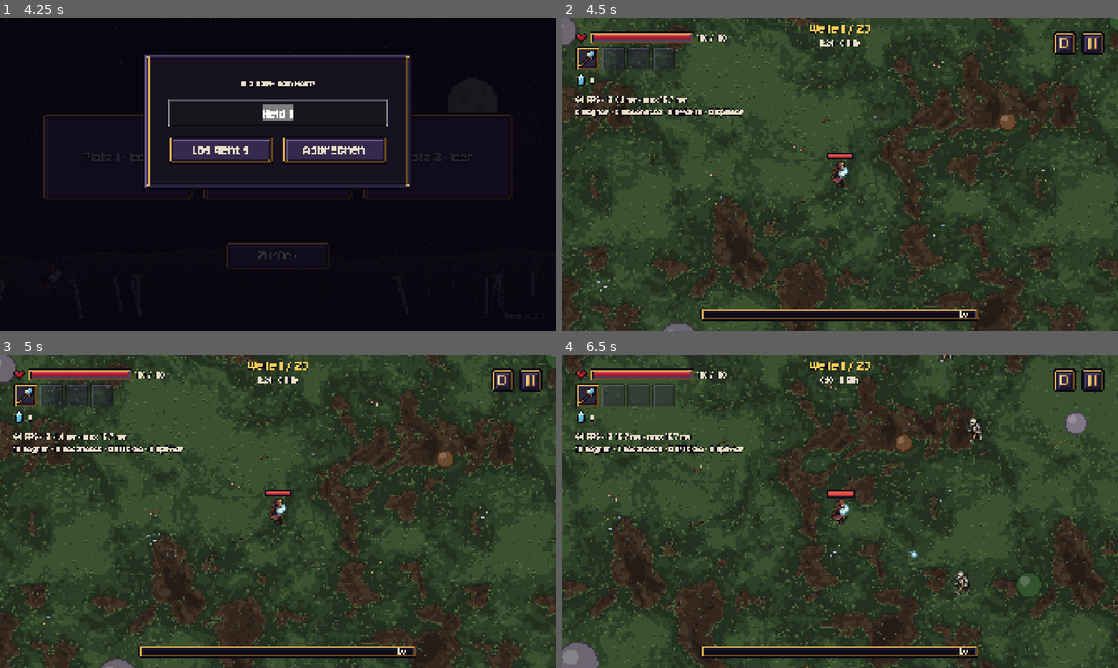
Above: before the commit, frames 1-4 (two rows, left to right).
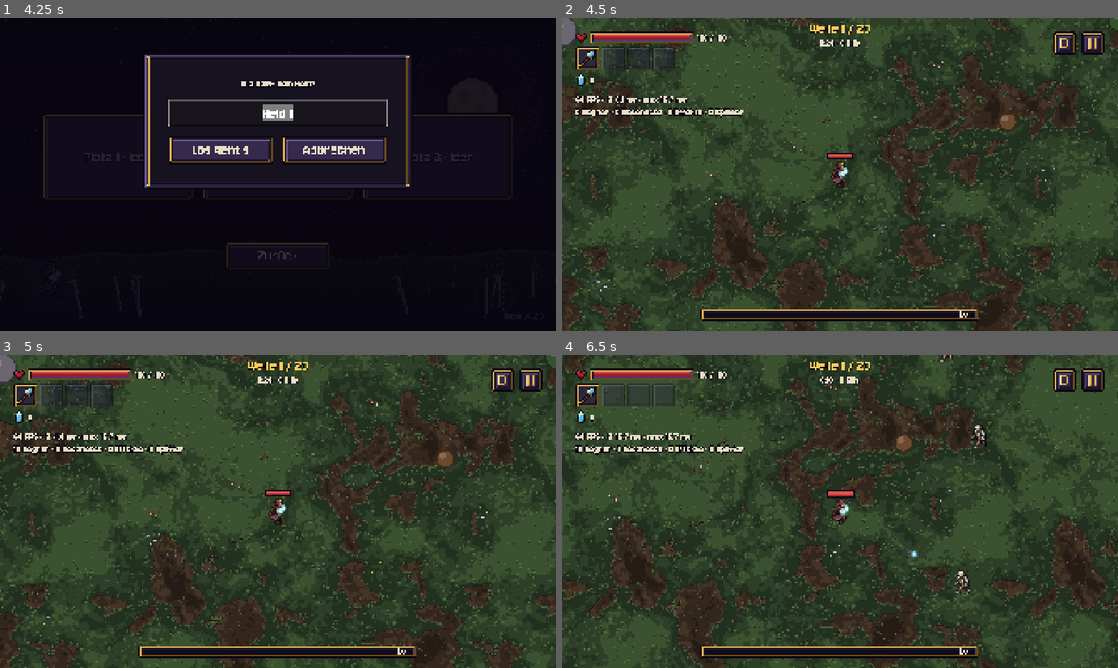
Above: after the commit, the same moments.

Repository: Slydee23/android-bullet-heaven
Game: Godot game, scene res://ui/main_menu.tscn
Two runs of this game, one before a commit and one after it. Both use one fixed random seed, a clock stepped at 60 frames per second and the inputs below.
Inputs (mouse positions are in pixels of both pictures, inside the frame that each line leads up to):
- Up to frame 1 (4.25 s): click "Neues Spiel" at 0.5 s; click (116, 155) at 1.27 s; click (278, 155) at 2.02 s; click (439, 155) at 2.77 s; click "Zurück" at 3.5 s
- Up to frame 2 (4.5 s): click "Los geht's" at 4.25 s
- Up to frame 3 (5 s): no input
- Up to frame 4 (6.5 s): move the mouse to (962, 495) at 5.02 s; hold D 5.03-5.75 s; click (962, 495) at 5.17 s; drag from (728, 527) to (812, 574) at 5.77 s

Frame 1 is identical in both runs. In frame 2, 0.1% of the frame differs, in the area x 18-24%, y 97-100%; in frame 3, 0.1%; in frame 4, 1.2%, in the area x 0-95%, y 18-100%.

Commit message:
E0a: fewer random obstacles (10 -> 5) after phone test
Co-Authored-By: Claude Opus 5.5 <noreply@anthropic.com>

Diff:
--- a/data/maps/forest.tres
+++ b/data/maps/forest.tres
@@ -34,7 +34,7 @@
 script = ExtResource("1_map")
 fixed = Array[ExtResource("2_place")]([SubResource("P1"), SubResource("P4"), SubResource("P5"), SubResource("P6")])
 random_kinds = Array[ExtResource("3_kind")]([ExtResource("rock_large"), ExtResource("rock_small"), ExtResource("tree"), ExtResource("stump"), ExtResource("fallen_log")])
-random_count = 10
+random_count = 5
 min_gap = 56.0
 center_clear = 190.0
 edge_margin = 40.0
Not shown, added: scripts/world/map_data.gd.uid
Not shown, added: scripts/world/obstacle_drawer.gd.uid
Not shown, added: scripts/world/obstacle_kind.gd.uid
Not shown, added: scripts/world/obstacle_map.gd.uid
Not shown, added: scripts/world/obstacle_placement.gd.uid
Not shown, changed: PLAN.md
